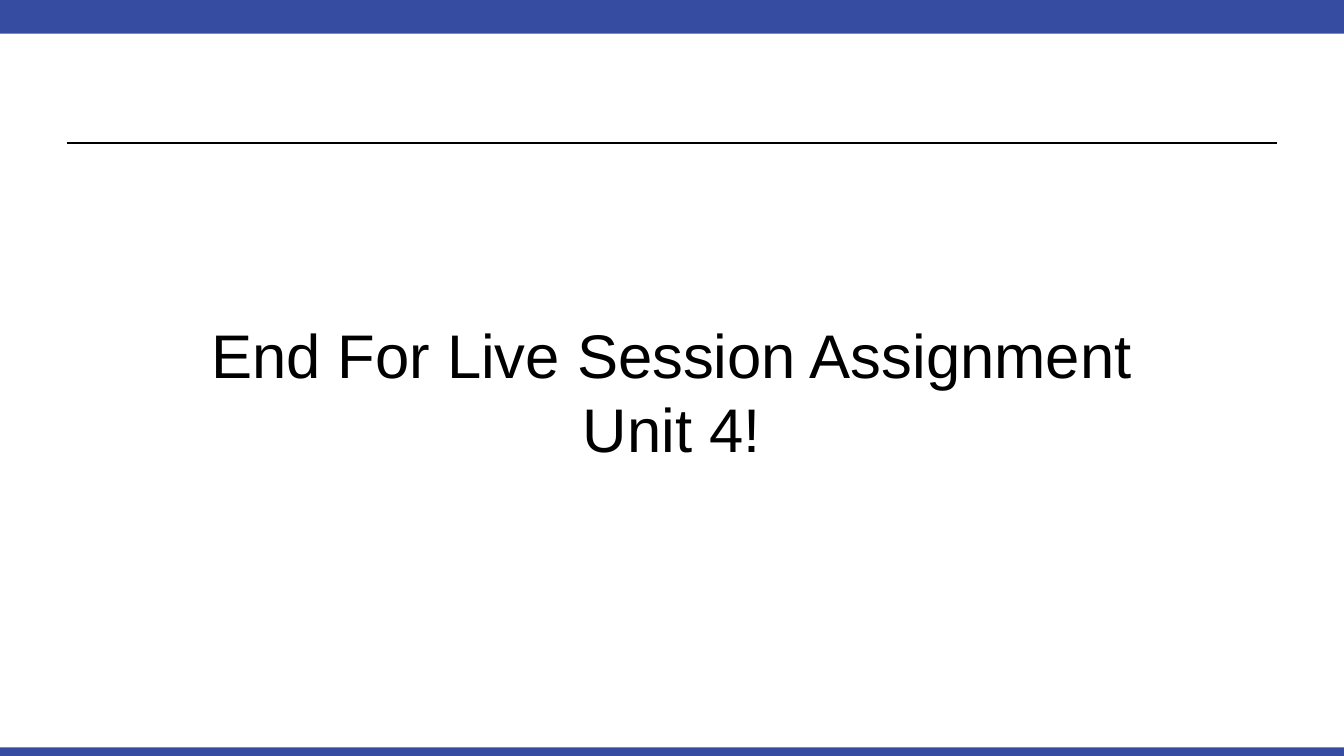
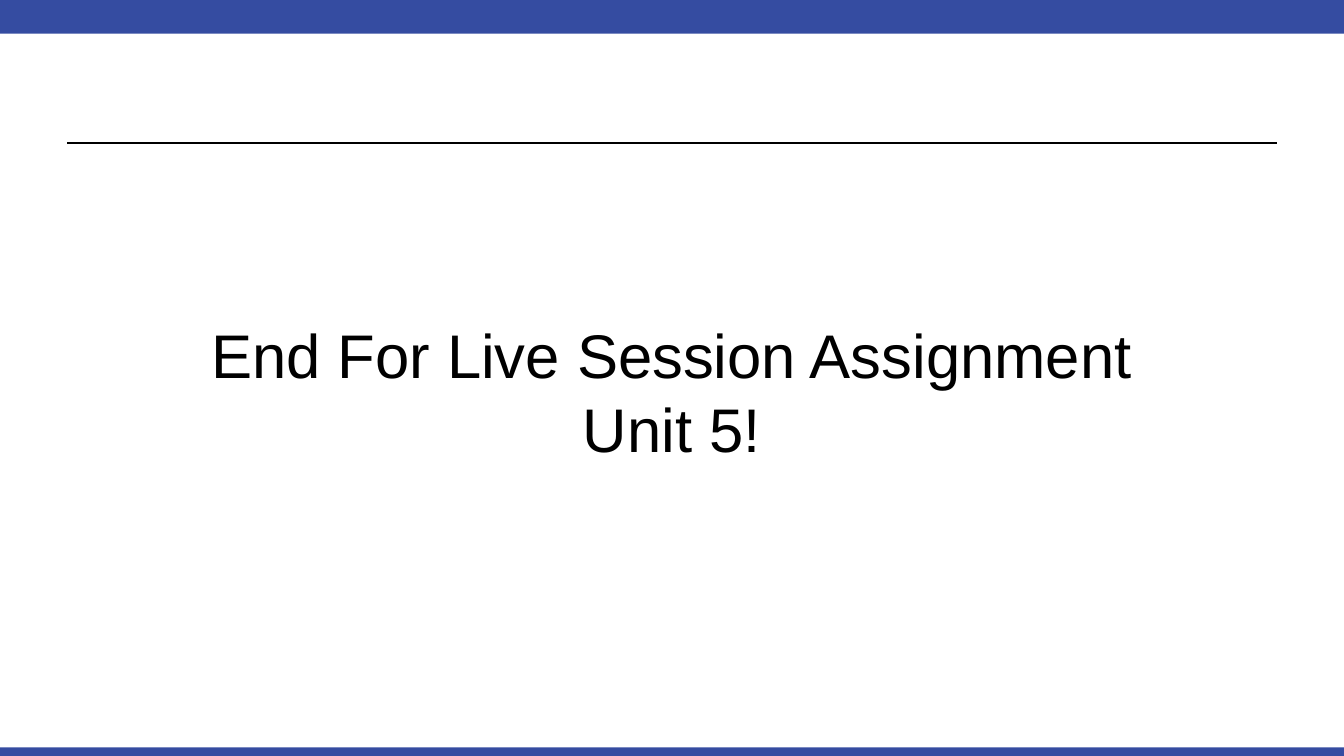
Before and after one commit to BivinSadler/MSDS_6371_Stat_Foundations, a slide deck: slide 11 of Unit 5/FLS/6371 FLS Unit 5.pptx (slide 15 before the commit). Drawn at 1344x756 pixels with LibreOffice and Linux fonts; fonts in the diff are those of the drawing. Boxes give left, top, right and bottom in pixels: in the first picture for what was removed or moved away, otherwise in the second. Text is boxed around its words. In the diff, an @@ line names an element or a change of style, - is before the commit and + after.

```diff
--- a/Unit 5/FLS/6371 FLS Unit 5.pptx
+++ b/Unit 5/FLS/6371 FLS Unit 5.pptx
@@ title at (x1=211, y1=333, x2=1132, y2=453): text changed @@
-End For Live Session Assignment Unit 4!
+End For Live Session Assignment Unit 5!
```
Also in this commit, not shown: 4 other slides changed, 1 slide added, 5 slides removed.
